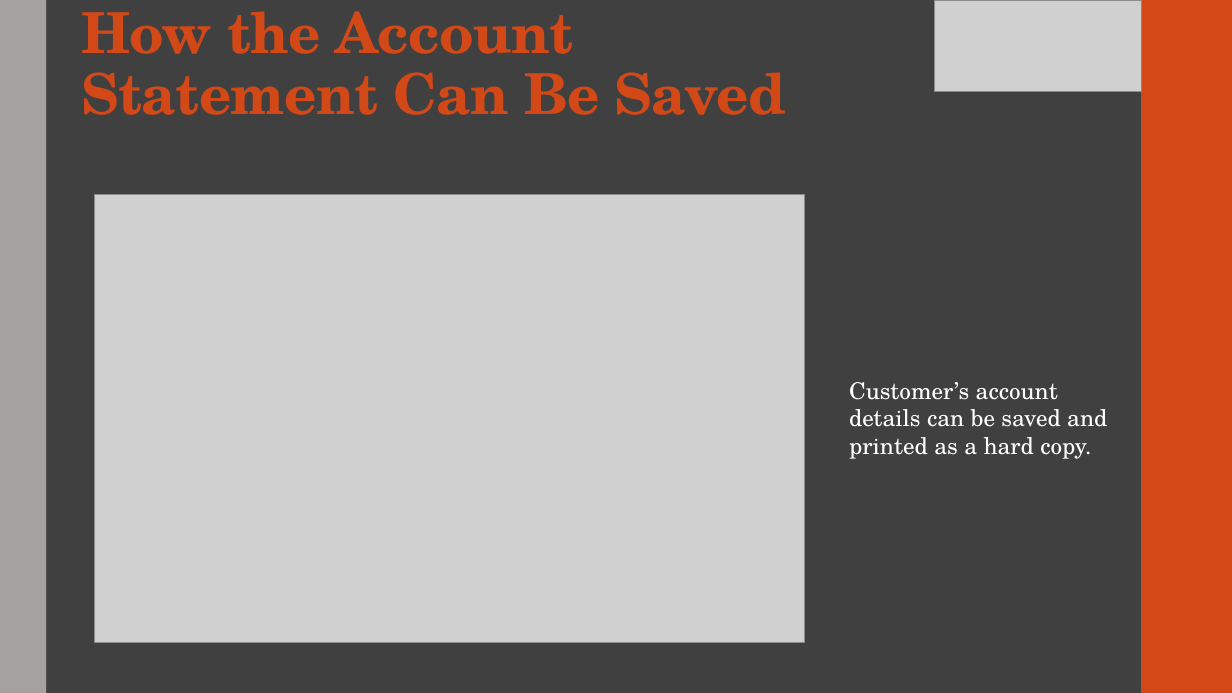
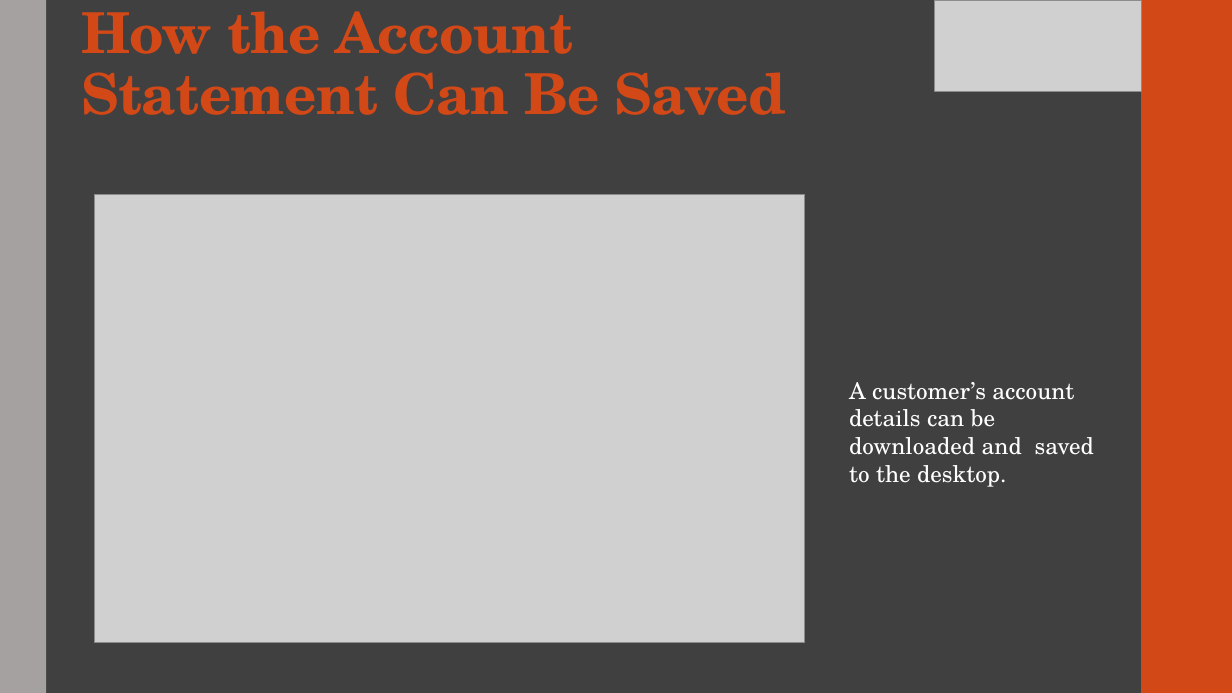
Before and after one commit to anjielayo/AZBanking, a slide deck: slide 13 of AZBanking presentation.pptx. Drawn at 1232x693 pixels with LibreOffice and Linux fonts; fonts in the diff are those of the drawing; grey boxes stand for pictures. Boxes give left, top, right and bottom in pixels: in the first picture for what was removed or moved away, otherwise in the second. Text is boxed around its words. In the diff, an @@ line names an element or a change of style, - is before the commit and + after.

```diff
--- a/AZBanking presentation.pptx
+++ b/AZBanking presentation.pptx
@@ text at (849,382,1094,487): text changed @@
-Customer’s account details can be saved and printed as a hard copy.
+A customer’s account details can be downloaded and saved to the desktop.
```
Also in this commit, not shown: 12 other slides changed, 2 slides added, 8 other files.
